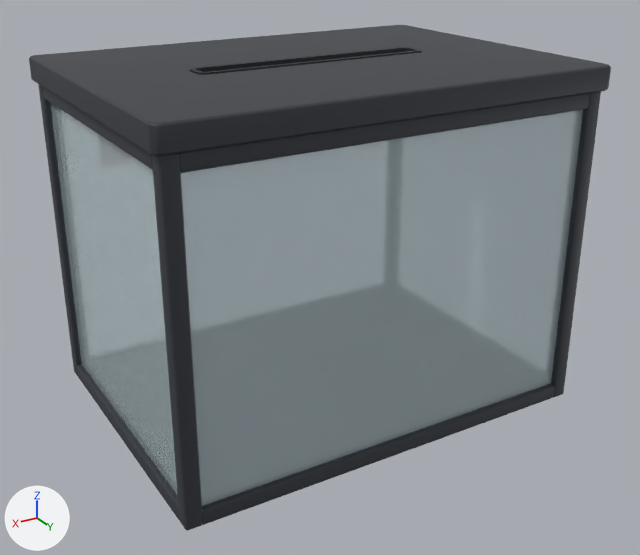
The FBX model Art/Export/Rooms/RmBallotBox.fbx as it was, and as the next commit left it.
Rendered twice from a 50 mm lens placed at (0.297, 0.504, 0.338), pointed at (0.0, 0.01, 0.091). Every picture has the same lights, and +X, +Y and +Z are marked at lower left. The first picture is the older version. Where no turn or scale is listed for an object, it has been applied to the vertices.

Names of what the first picture shows: 'RmBallotBoxBody'.
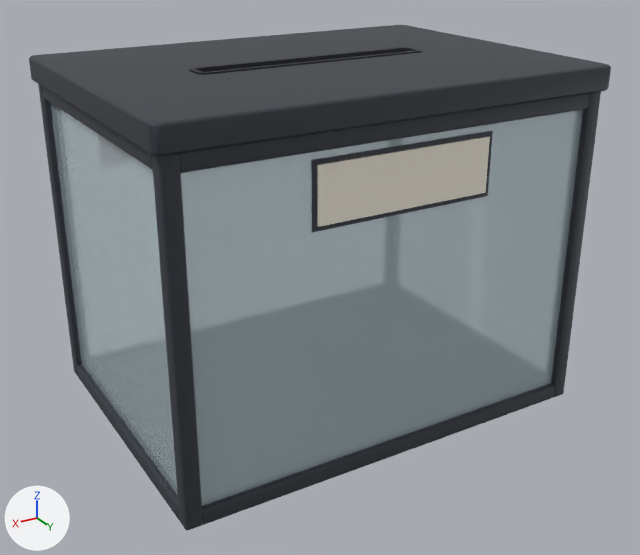
Pixel boxes (x1, y1, x2, y2) of what changed, in the pictures (640 x 555 px):
part 1 of me_rmballotboxbody, added
    after: (317, 136, 490, 227)
part 2 of me_rmballotboxbody, added
    after: (311, 131, 493, 232)

The change, as a diff of the scene's bpy script:
```diff
--- a/Art/Export/Rooms/RmBallotBox.fbx.py
+++ b/Art/Export/Rooms/RmBallotBox.fbx.py
@@ me_rmballotboxbody @@
 # used by ob_rmballotboxbody; location = (0.0, 0.0, 0.0065)
-me_rmballotboxbody.from_pydata(...)  # 768 vertices, 764 faces; spans x -0.154..0.154, y -0.122..0.114, z -0.007..0.234
+me_rmballotboxbody.from_pydata(...)  # 784 vertices, 776 faces; spans x -0.154..0.154, y -0.122..0.114, z -0.007..0.234
+# me_rmballotboxbody part 1: a new loose piece, a box spanning x -0.06..0.06, y 0.1068..0.108, z 0.1635..0.1985, in mat_m_rmlabel (white #f6f0e2)
+# me_rmballotboxbody part 2: a new loose piece, a box spanning x -0.063..0.063, y 0.106..0.1068, z 0.1605..0.2015, in mat_m_rmgraphite (dark grey #3a3e46)
 me_rmballotboxbody.materials.append(mat_m_rmgraphite)
```
